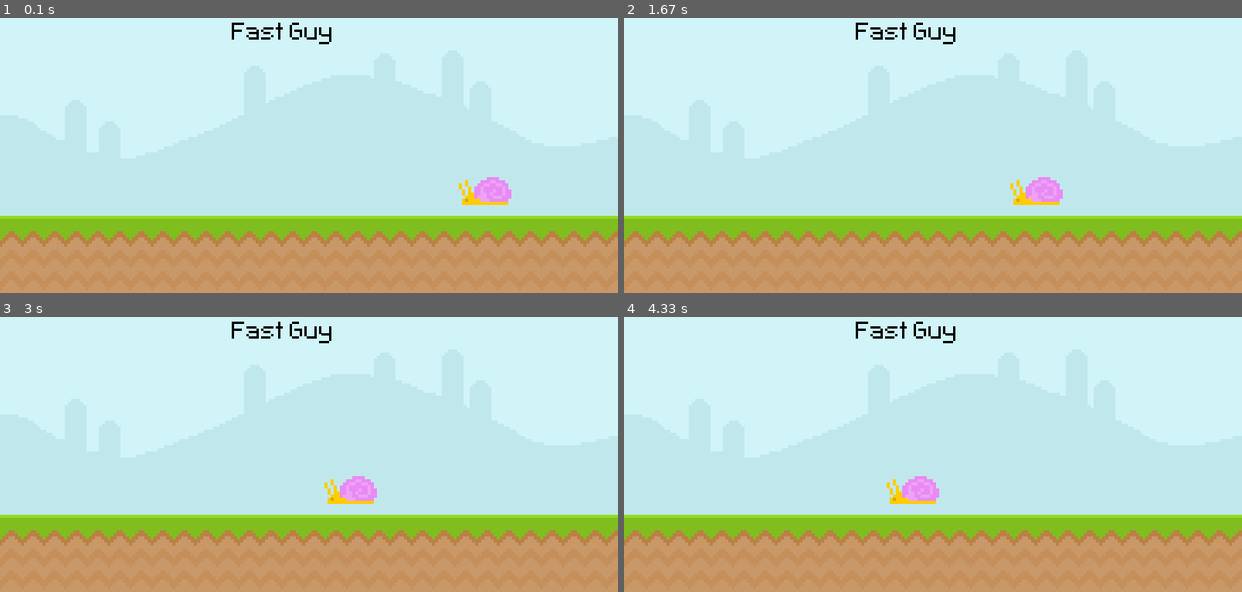
Above: before the commit, frames 1-4 (two rows, left to right).
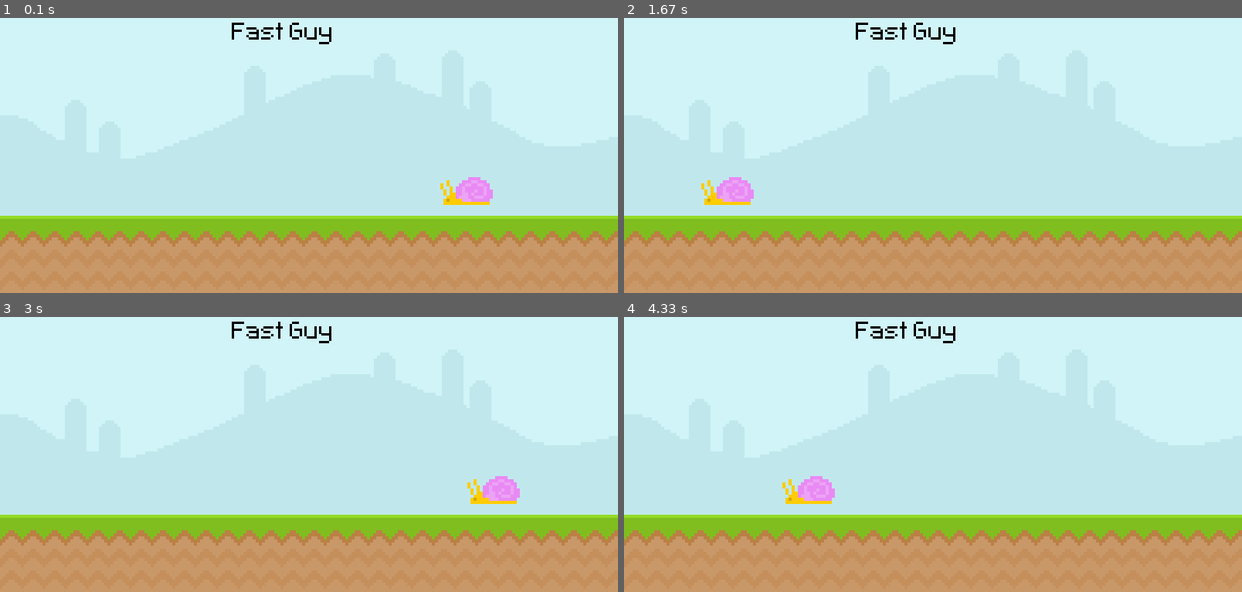
Above: after the commit, the same moments.

Repository: laraanastasia/friendly-orbit
Game: pygame game, started from game.py
Two runs of this game, one before a commit and one after it. Both use one fixed random seed, a clock stepped at 60 frames per second and the inputs below.
Inputs:
- Up to frame 1 (0.1 s): no input
- Up to frame 2 (1.67 s): no input
- Up to frame 3 (3 s): no input
- Up to frame 4 (4.33 s): no input

The runs differ from the first frame. In frame 1, 0.8% of the frame differs, in the area x 71-83%, y 57-68%; in frame 2, 1.3%, in the area x 12-71%, y 57-68%; in frame 3, 1.3%; in frame 4, 1.3%.

Commit message:
end of day commit

Diff:
--- a/game.py
+++ b/game.py
@@ -9,15 +9,15 @@
 clock = pygame.time.Clock()
 #creating text: 1. create font ; 2. write text on surface ; 3. blit text on screen
 font = pygame.font.Font('font/Pixeltype.ttf',50)
-#import image onto suface
-sky_surface = pygame.image.load('graphics/Sky.png')
-ground_surface = pygame.image.load('graphics/ground.png')
+#import image onto suface (convert makes the image easier for python to work with)
+sky_surface = pygame.image.load('graphics/Sky.png').convert()
+ground_surface = pygame.image.load('graphics/ground.png').convert()
 #text you want to display ; smothe edges ; color
 text_surface = font.render('Fast Guy',False,'Black')
-enemy1_surface = pygame.image.load('graphics/enemy1/snail1.png')
+enemy1_surface = pygame.image.load('graphics/enemy1/snail1.png').convert_alpha() # _alpha to ignore the alpha part of the image
 #variable for position of enemy one to be able to animate movement
 enemy1_var_pos =600
-#run code invinitively to make gaming possible
+#run code infinitive to make gaming possible
 while True:
     # never run code without this-you wont be able to close it on its own
     for event in pygame.event.get():
@@ -29,7 +29,10 @@
     screen.blit(sky_surface,(0,0))
     screen.blit(ground_surface,(0,300))
     screen.blit(text_surface,(300,50))
-    enemy1_var_pos -= 1
+    #move enemy1 location -5 with each interval
+    enemy1_var_pos -= 5
+    # if statement to make sure snail comes back
+    if enemy1_var_pos < -100 : enemy1_var_pos = 800
     screen.blit(enemy1_surface,(enemy1_var_pos,250))
     pygame.display.update()
     #use clock.tick to set frame rate to make sure game runs consistant
